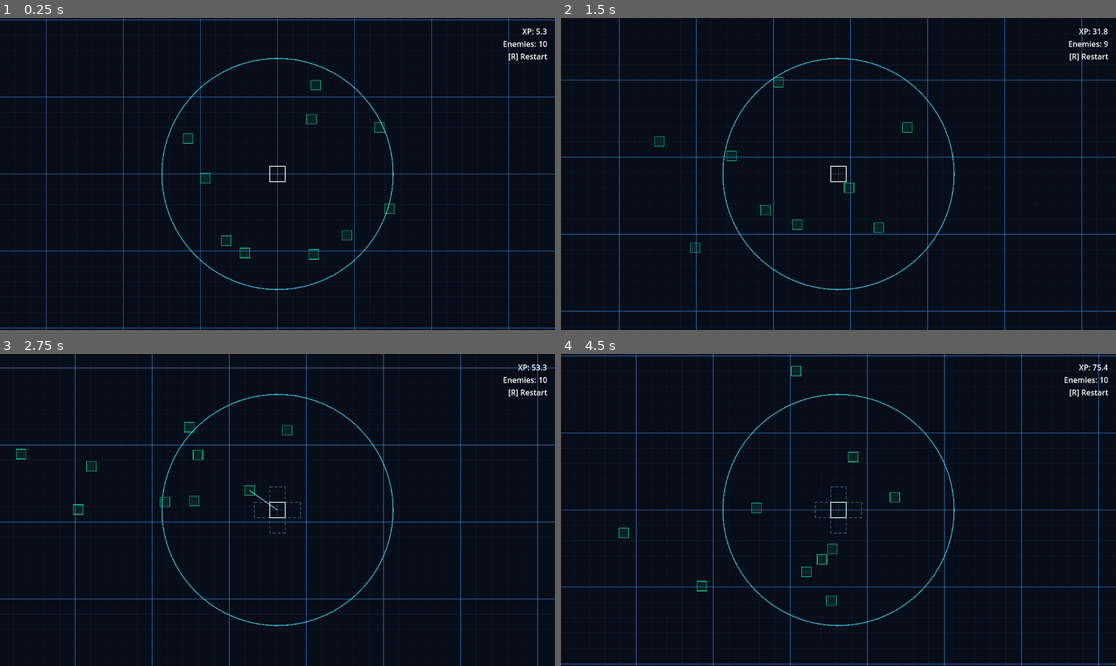
Above: before the commit, frames 1-4 (two rows, left to right).
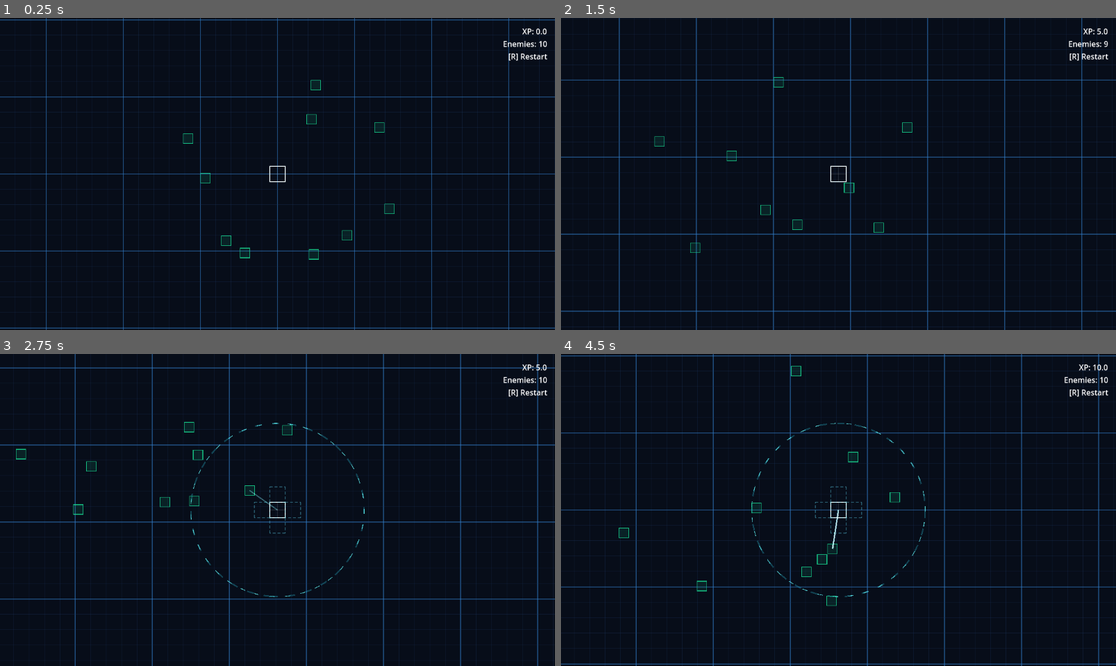
Above: after the commit, the same moments.

Repository: sudheej/neon.io
Game: Godot game, scene res://scenes/Main.tscn
Same seed, same stepped clock (60 frames per second), same inputs: the game is played once before the commit and once after it.
Inputs (mouse positions are in pixels of both pictures, inside the frame that each line leads up to):
- Up to frame 1 (0.25 s): no input
- Up to frame 2 (1.5 s): move the mouse to (960, 158) at 0.52 s; hold D (move_right) 0.53-1.28 s; hold [ (select_prev_slot, bound only after the commit) 0.53-1.28 s; tap Q (select_prev_slot, bound only before the commit) at 0.8, 1.35 s; move the mouse to (727, 189) at 1.27 s; hold S (move_down) from 1.28 s (still down)
- Up to frame 3 (2.75 s): tap [ (select_prev_slot, bound only after the commit) at 1.55 s; move the mouse to (333, 441) at 2.02 s; release S (move_down) at 2.03 s; hold D (move_right) from 2.03 s (still down); hold E (expand_mode) from 2.03 s (still down); tap Q (select_prev_slot, bound only before the commit) at 2.3 s
- Up to frame 4 (4.5 s): move the mouse to (810, 572) at 2.77 s; release D (move_right) at 2.78 s; release E (expand_mode) at 2.78 s; hold W (move_up) 2.78-3.53 s; click (810, 572) at 2.85 s; tap [ (select_prev_slot, bound only after the commit) at 3.05 s; move the mouse to (1005, 556) at 3.52 s; hold [ (select_prev_slot, bound only after the commit) 3.53-4.28 s; hold A (move_left) from 3.53 s (still down); tap Q (select_prev_slot, bound only before the commit) at 3.8, 4.35 s; move the mouse to (672, 463) at 4.27 s

The runs differ from the first frame. In frame 1, 0.7% of the frame differs, in the area x 29-99%, y 3-88%; in frame 2, 0.8%; in frame 3, 1.0%; in frame 4, 1.0%.

Commit message:
polished circle range and anit aliasing

Diff:
--- a/project.godot
+++ b/project.godot
@@ -24,5 +24,10 @@
 expand_mode={"deadzone":0.5,"events":[Object(InputEventKey,"physical_keycode":69,"keycode":69,"unicode":101)]}
 expand_place={"deadzone":0.5,"events":[Object(InputEventMouseButton,"button_index":1,"pressed":true)]}
 select_next_slot={"deadzone":0.5,"events":[Object(InputEventKey,"physical_keycode":9,"keycode":9,"unicode":9)]}
-select_prev_slot={"deadzone":0.5,"events":[Object(InputEventKey,"physical_keycode":81,"keycode":81,"unicode":113)]}
+select_prev_slot={"deadzone":0.5,"events":[Object(InputEventKey,"physical_keycode":91,"keycode":91,"unicode":91)]}
 restart_game={"deadzone":0.5,"events":[Object(InputEventKey,"physical_keycode":82,"keycode":82,"unicode":114)]}
+toggle_range={"deadzone":0.5,"events":[Object(InputEventKey,"physical_keycode":81,"keycode":81,"unicode":113)]}
+
+[rendering]
+
+anti_aliasing/quality/msaa_2d=3
--- a/scripts/enemies/Enemy.gd
+++ b/scripts/enemies/Enemy.gd
@@ -2,6 +2,7 @@
 class_name Enemy
 
 const SIZE: float = 20.0
+const XP_ON_KILL: float = 5.0
 
 var health: float = 20.0
 var base_speed: float = 60.0
@@ -37,7 +38,13 @@
 	if stun_duration > 0.0:
 		stun_time = maxf(stun_time, stun_duration)
 	if health <= 0.0:
+		_grant_xp()
 		queue_free()
+
+func _grant_xp() -> void:
+	var player := get_tree().get_first_node_in_group("player")
+	if player != null and player.has_method("add_xp"):
+		player.add_xp(XP_ON_KILL)
 
 func _draw() -> void:
 	var half := SIZE * 0.5
--- a/scripts/player/Player.gd
+++ b/scripts/player/Player.gd
@@ -6,11 +6,11 @@
 const MOVE_SPEED: float = 180.0
 const ACCEL: float = 12.0
 const EXPAND_COST: float = 6.0
-const XP_RATE: float = 1.2
-
 var velocity: Vector2 = Vector2.ZERO
 var xp: float = 0.0
 var expand_mode: bool = false
+var show_range: bool = false
+var range_phase: float = 0.0
 
 var move_command: Vector2 = Vector2.ZERO
 var expand_command: bool = false
@@ -26,11 +26,11 @@
 	add_to_group("player")
 
 func _process(delta: float) -> void:
-	xp += XP_RATE * delta
 	pulse_timer -= delta
 	if pulse_timer <= 0.0:
 		_spawn_pulse()
 		pulse_timer = randf_range(0.15, 0.35)
+	range_phase = fmod(range_phase + delta * 0.6, TAU)
 
 	for i in range(pulses.size() - 1, -1, -1):
 		pulses[i]["time"] -= delta
@@ -57,6 +57,9 @@
 	if event.is_action_pressed("select_prev_slot"):
 		weapon_system.select_prev_slot()
 		weapon_system.sync_armed_cell_to_selection()
+		queue_redraw()
+	if event.is_action_pressed("toggle_range"):
+		show_range = !show_range
 		queue_redraw()
 
 	if expand_mode and event.is_action_pressed("expand_place"):
@@ -171,19 +174,39 @@
 		dist += dash + gap
 
 func _draw_selected_slot_range() -> void:
+	if not show_range:
+		return
 	var slot = weapon_system.get_selected_slot()
 	if slot == null:
 		return
 	var origin = weapon_system.get_slot_world_origin(slot)
 	var local_origin = to_local(origin)
 	var blocked = weapon_system.is_slot_blocked(slot)
-	var glow = Color(0.6, 0.2, 0.2, 0.25) if blocked else Color(0.2, 0.9, 1.0, 0.22)
-	var core = Color(0.9, 0.4, 0.4, 0.5) if blocked else Color(0.4, 1.0, 1.0, 0.7)
-	_draw_ring(local_origin, slot.range, glow, 3.5)
-	_draw_ring(local_origin, slot.range, core, 1.2)
+	var glow = Color(0.6, 0.2, 0.2, 0.35) if blocked else Color(0.2, 0.9, 1.0, 0.25)
+	var core = Color(0.9, 0.4, 0.4, 0.6) if blocked else Color(0.4, 1.0, 1.0, 0.75)
+	_draw_dotted_ring(local_origin, slot.range, glow, 3.0, range_phase, 0.08, 0.12)
+	_draw_dotted_ring(local_origin, slot.range, core, 1.4, range_phase + 0.3, 0.06, 0.12)
 
 func _draw_ring(center: Vector2, radius: float, color: Color, width: float) -> void:
 	draw_arc(center, radius, 0.0, TAU, 96, color, width)
+
+func _draw_dotted_ring(
+	center: Vector2,
+	radius: float,
+	color: Color,
+	width: float,
+	phase: float,
+	dash_angle: float,
+	gap_angle: float
+) -> void:
+	var angle := phase
+	while angle < TAU + phase:
+		var a0 := angle
+		var a1 := minf(angle + dash_angle, TAU + phase)
+		var p0 := center + Vector2(cos(a0), sin(a0)) * radius
+		var p1 := center + Vector2(cos(a1), sin(a1)) * radius
+		draw_line(p0, p1, color, width)
+		angle += dash_angle + gap_angle
 
 func _spawn_pulse() -> void:
 	if shape.cells.is_empty():
--- a/scripts/weapons/WeaponSlot.gd
+++ b/scripts/weapons/WeaponSlot.gd
@@ -7,7 +7,7 @@
 var dir: Vector2i
 var weapon_type: WeaponType = WeaponType.LASER
 var level: int = 1
-var range: float = 240.0
+var range: float = 180.0
 
 func _init(p_grid_pos: Vector2i, p_dir: Vector2i, p_weapon_type: WeaponType) -> void:
 	grid_pos = p_grid_pos
--- a/scripts/weapons/WeaponSystem.gd
+++ b/scripts/weapons/WeaponSystem.gd
@@ -136,9 +136,6 @@
 	if target.has_method("apply_damage"):
 		target.apply_damage(damage, stun_duration)
 
-	if player.has_method("add_xp"):
-		player.add_xp(damage)
-
 func _set_default_armed_cell() -> void:
 	if shape == null:
 		return
--- /dev/null
+++ b/scripts/weapons/projectiles/LaserGlow.gdshader
@@ -0,0 +1,14 @@
+shader_type canvas_item;
+render_mode blend_add, unshaded;
+
+uniform float pulse_speed = 6.0;
+uniform float pulse_strength = 0.35;
+uniform float glow_boost = 1.2;
+
+void fragment() {
+	vec4 c = COLOR;
+	float pulse = 1.0 + pulse_strength * sin(TIME * pulse_speed);
+	c.rgb *= glow_boost * pulse;
+	c.a *= pulse;
+	COLOR = c;
+}
--- a/scripts/weapons/projectiles/LaserShot.gd
+++ b/scripts/weapons/projectiles/LaserShot.gd
@@ -2,6 +2,7 @@
 class_name LaserShot
 
 const LIFE: float = 0.12
+const LaserShader = preload("res://scripts/weapons/projectiles/LaserGlow.gdshader")
 
 var start_pos: Vector2
 var end_pos: Vector2
@@ -9,6 +10,11 @@
 var origin_node: Node2D = null
 var target_node: Node2D = null
 var origin_offset: Vector2 = Vector2.ZERO
+
+func _ready() -> void:
+	var mat := ShaderMaterial.new()
+	mat.shader = LaserShader
+	material = mat
 
 func setup(
 	p_start: Vector2,
